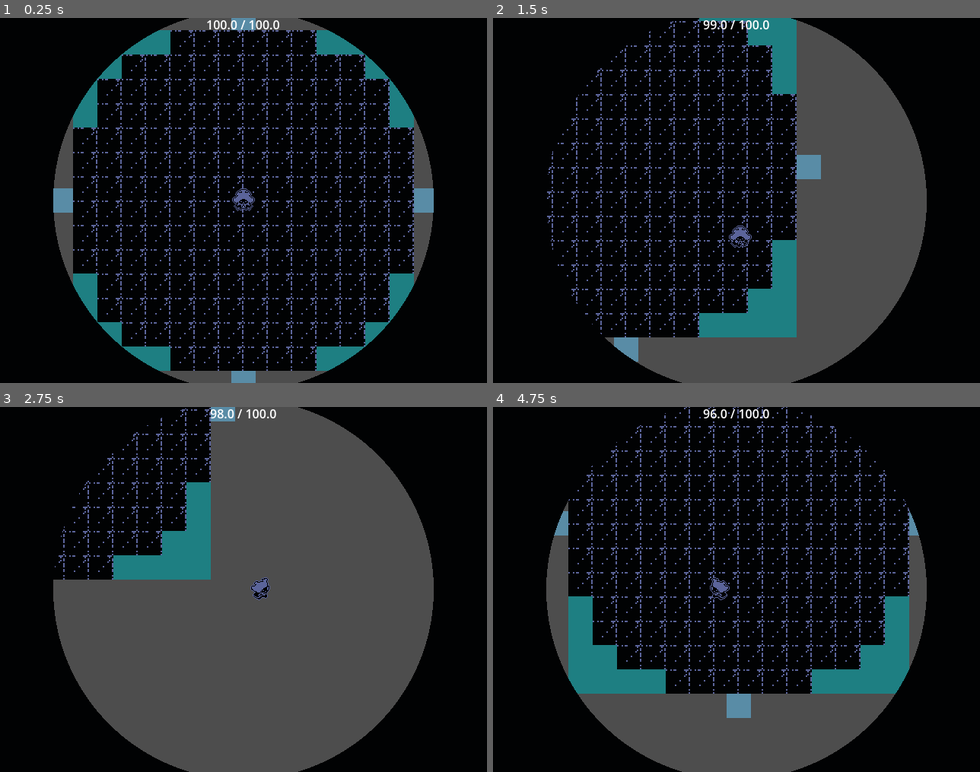
Above: before the commit, frames 1-4 (two rows, left to right).
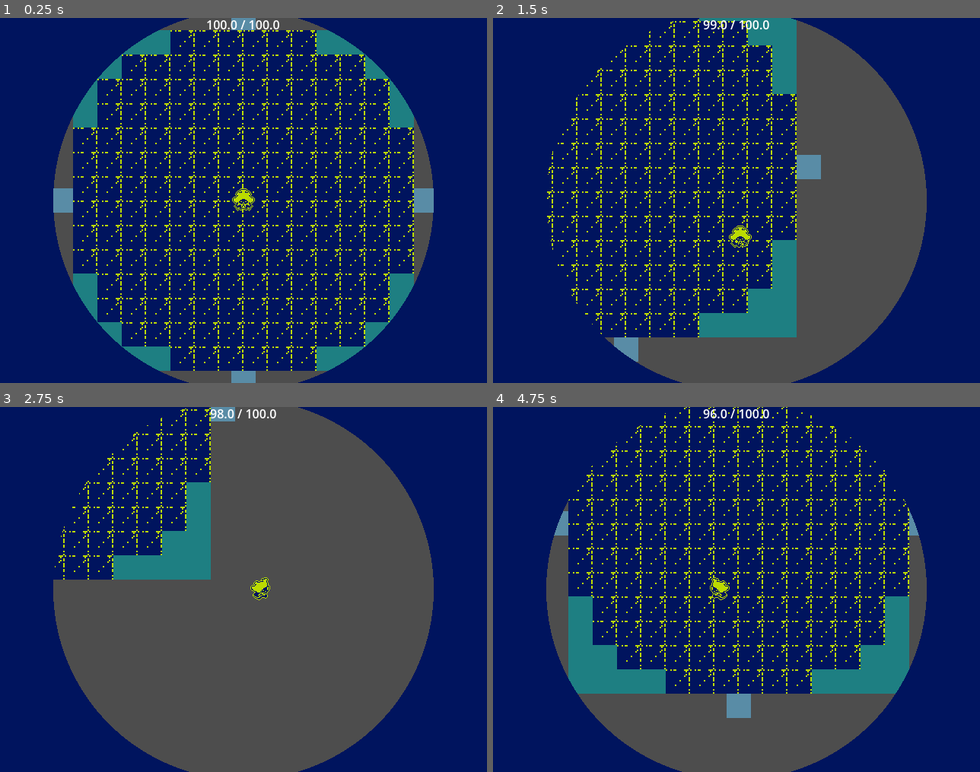
Above: after the commit, the same moments.

Repository: tonasthesecond/b1tjam
Game: Godot game, scene res://rooms/main.tscn
Two runs of this game, one before a commit and one after it. Both use one fixed random seed, a clock stepped at 60 frames per second and the inputs below.
Inputs (mouse positions are in pixels of both pictures, inside the frame that each line leads up to):
- Up to frame 1 (0.25 s): no input
- Up to frame 2 (1.5 s): tap Enter at 0.5 s; move the mouse to (843, 182) at 0.52 s; press the mouse at (843, 182) at 0.53 s; hold Right (ui_right) 0.53-1.28 s; move the mouse to (639, 218) at 1.27 s; release the mouse at (639, 218) at 1.28 s; hold Down (ui_down) from 1.28 s (still down); tap C (dash) at 1.35 s
- Up to frame 3 (2.75 s): move the mouse to (292, 509) at 2.02 s; release Down (ui_down) at 2.03 s; hold Right (ui_right) from 2.03 s (still down); hold E (interact) from 2.03 s (still down)
- Up to frame 4 (4.75 s): move the mouse to (712, 662) at 2.77 s; release Right (ui_right) at 2.78 s; release E (interact) at 2.78 s; hold Up (ui_up) 2.78-3.53 s; click (712, 662) at 2.85 s; move the mouse to (882, 644) at 3.52 s; hold Left (ui_left) from 3.53 s (still down); tap C (dash) at 3.6 s; move the mouse to (590, 534) at 4.27 s; tap E (interact) at 4.35 s

The runs differ from the first frame. In frame 1, 91% of the frame differs, in the area x 0-100%, y 0-100%; in frame 2, 72%; in frame 3, 46%; in frame 4, 82%.

Commit message:
color testing

Diff:
--- /dev/null
+++ b/resources/shaders/replace_colors.gdshader
@@ -0,0 +1,32 @@
+shader_type canvas_item;
+
+const int MAX_PAIRS = 8;
+
+uniform sampler2D screen_tex: hint_screen_texture, filter_nearest;
+uniform float tolerance: hint_range(0.0, 1.0, 0.01) = 0.1;
+uniform int pair_count: hint_range(0, 8) = 0;
+uniform vec4 prev_colors[MAX_PAIRS]: source_color;
+uniform vec4 new_colors[MAX_PAIRS]: source_color;
+
+void fragment() {
+    vec4 screen_color = texture(screen_tex, SCREEN_UV);
+
+    int best_index = -1;
+    float best_distance = tolerance;
+
+    for (int i = 0; i < pair_count; i++) {
+        float color_distance = distance(prev_colors[i], screen_color);
+        if (color_distance <= best_distance) {
+            best_distance = color_distance;
+            best_index = i;
+        }
+    }
+
+    vec4 out_color = screen_color;
+    if (best_index >= 0) {
+        out_color = mix(new_colors[best_index], screen_color, best_distance);
+        out_color.a = screen_color.a;
+    }
+
+    COLOR = out_color;
+}
--- a/rooms/main.tscn
+++ b/rooms/main.tscn
@@ -1,33 +1,50 @@
-[gd_scene format=3]
+[gd_scene format=3 uid="uid://byb8cpwgeyibn"]
 
 [ext_resource type="Script" uid="uid://cshcvir2881gm" path="res://rooms/main.gd" id="1_main"]
 [ext_resource type="PackedScene" uid="uid://c5mh6i405xv6d" path="res://entities/devotee.tscn" id="2_devotee"]
 [ext_resource type="Script" uid="uid://chuk2shrm8al3" path="res://components/camera/follow_camera.gd" id="3_fcam"]
 [ext_resource type="PackedScene" uid="uid://c7llrrm4s81aq" path="res://interface/meter_bar.tscn" id="4_bar"]
 [ext_resource type="PackedScene" path="res://components/camera/vision_mask.tscn" id="5_vision"]
+[ext_resource type="Shader" uid="uid://br7o367klhjvi" path="res://resources/shaders/replace_colors.gdshader" id="6_vtl8h"]
 
-[node name="Main" type="Node" node_paths=PackedStringArray()]
+[sub_resource type="ShaderMaterial" id="ShaderMaterial_foqpk"]
+resource_local_to_scene = true
+shader = ExtResource("6_vtl8h")
+shader_parameter/tolerance = 0.1
+shader_parameter/pair_count = 2
+shader_parameter/prev_colors = PackedColorArray(0.35686275, 0.39215687, 0.6039216, 1, 0.003921569, 0.007843138, 0.011764706, 1)
+shader_parameter/new_colors = PackedColorArray(0.73333335, 0.85882354, 0, 1, 0, 0.078431375, 0.36862746, 1)
+
+[node name="Main" type="Node" unique_id=2056563919]
 script = ExtResource("1_main")
 start_room = "res://rooms/hub.tscn"
 
-[node name="World" type="Node" parent="."]
+[node name="World" type="Node" parent="." unique_id=949843399]
 unique_name_in_owner = true
 
-[node name="Devotee" parent="." instance=ExtResource("2_devotee")]
+[node name="Devotee" parent="." unique_id=932173265 instance=ExtResource("2_devotee")]
 unique_name_in_owner = true
 position = Vector2(224, 224)
 
-[node name="FollowCamera" type="Camera2D" parent="." node_paths=PackedStringArray("target")]
+[node name="FollowCamera" type="Camera2D" parent="." unique_id=1812049096 node_paths=PackedStringArray("target")]
 unique_name_in_owner = true
 script = ExtResource("3_fcam")
 target = NodePath("../Devotee")
 
-[node name="VisionMask" parent="FollowCamera" instance=ExtResource("5_vision")]
+[node name="VisionMask" parent="FollowCamera" unique_id=408641872 instance=ExtResource("5_vision")]
 
-[node name="Interface" type="CanvasLayer" parent="."]
+[node name="ColorRect" type="ColorRect" parent="FollowCamera/VisionMask" unique_id=1622621123]
+material = SubResource("ShaderMaterial_foqpk")
+anchors_preset = 15
+anchor_right = 1.0
+anchor_bottom = 1.0
+grow_horizontal = 2
+grow_vertical = 2
+
+[node name="Interface" type="CanvasLayer" parent="." unique_id=1168750349]
 layer = 2
 
-[node name="MeterBar" parent="Interface" node_paths=PackedStringArray("tracking") instance=ExtResource("4_bar")]
+[node name="MeterBar" parent="Interface" unique_id=1892680149 node_paths=PackedStringArray("tracking") instance=ExtResource("4_bar")]
 anchors_preset = -1
 anchor_bottom = 0.033950616
 tracking = NodePath("../../Devotee/LifeMeter")
--- a/rooms/room.tscn
+++ b/rooms/room.tscn
@@ -6,7 +6,7 @@
 [node name="Room" type="Node" unique_id=1497093105]
 script = ExtResource("1_nk0be")
 
-[node name="Tiles" type="TileMapLayer" parent="."]
+[node name="Tiles" type="TileMapLayer" parent="." unique_id=231177038]
 unique_name_in_owner = true
 scale = Vector2(2, 2)
 tile_set = ExtResource("2_tiles")
@@ -17,5 +17,5 @@
 [node name="Objects" type="Node2D" parent="." unique_id=232923056]
 unique_name_in_owner = true
 
-[node name="Doors" type="Node2D" parent="."]
+[node name="Doors" type="Node2D" parent="." unique_id=1345792368]
 unique_name_in_owner = true
Not shown, added: resources/shaders/replace_colors.gdshader.uid
Not shown, added: assets/audio/SFXDEMON-voice.mp3
Not shown, added: assets/audio/SFXENEMY-gethit.mp3
Not shown, added: assets/audio/SFXMC-attack.mp3
Not shown, added: assets/audio/SFXMC-dash.mp3
Not shown, added: assets/audio/SFXMC-gethit.mp3
Not shown, added: assets/audio/SFXMC-pickup.mp3
Not shown, added: assets/audio/SFXMC-putdown.mp3
Not shown, added: assets/audio/SFXTaskComplete.mp3
Not shown, added: assets/audio/SFXUI-move.mp3
Not shown, added: assets/audio/SFXUI-open.mp3
Not shown, added: assets/audio/SFXUI-select.mp3
